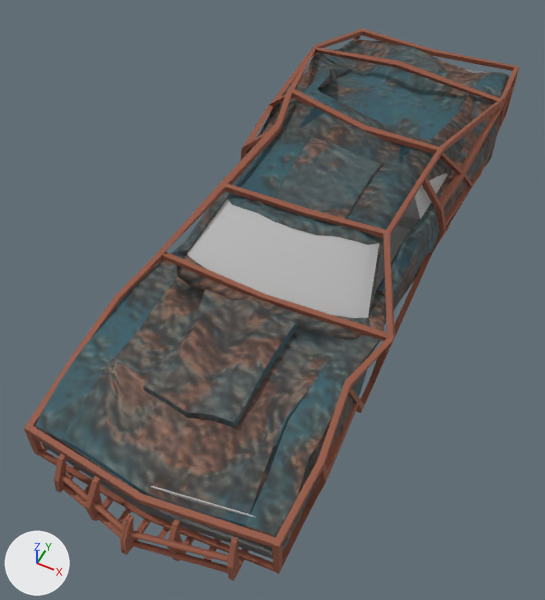
Renders of the FBX model Unity/Crimson Sands/Assets/Models/Vehicles Destroyed/Crushed Charger.fbx from each side of a commit.
Camera for both pictures: a 50 mm lens placed at (0.016, -0.042, 0.0478), pointed at (-0.0012, -0.0075, 0.0046). Arrows for +X, +Y and +Z are at lower left; the lights stay in place. Where no turn or scale is listed for an object, it has been applied to the vertices. Vertices at the same position are counted once.

Before the edit, the objects in view are built like this:
```python
me_mesh = bpy.data.meshes.new('Mesh')
me_mesh.from_pydata(...)  # 4895 vertices, 4690 faces; spans x -0.0097..0.0093, y -0.0294..0.0246, z 0.0026..0.0138
# faces by material slot: [30, 2824, 298, 96, 104, 571, 27, 740]
me_mesh.materials.append(mat_pasted__glass)  # grey #bcbcbc
me_mesh.materials.append(mat_pasted__car_main_color)  # picture img_image__3__png
me_mesh.materials.append(mat_pasted__gunmetal)  # dark grey #626262
me_mesh.materials.append(mat_pasted__taillights)  # red #ff0000
me_mesh.materials.append(mat_pasted__tire_metal)  # grey #9e9e9e
me_mesh.materials.append(mat_lambert2)  # grey #bcbcbc
me_mesh.materials.append(mat_pasted__frame_metal)  # dark grey #626262
me_mesh.materials.append(mat_pasted__rusty_metal)  # brown #935640
ob_crushed_charger = bpy.data.objects.new('Crushed_Charger', me_mesh)
ob_crushed_charger.location = (0.0, 0.0, 0.0)
```
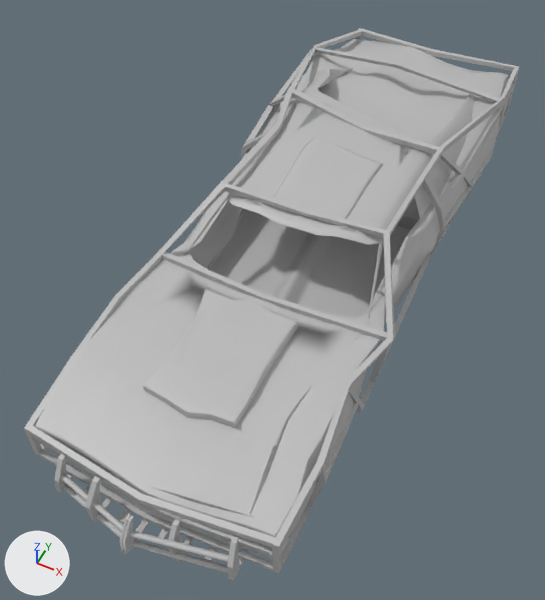
Boxes (x1, y1, x2, y2) around the edits, measured in the pictures (545 x 600 px; the box of a moved part takes in the faces that stretch with it):
part 1 of me_mesh, moved or reshaped
    both: (186, 199, 382, 341)
part 2 of me_mesh, recoloured
    both: (35, 39, 509, 551)
part 3 of me_mesh, recoloured
    both: (42, 442, 290, 559)
part 4 of me_mesh, recoloured (brown to grey)
    both: (24, 28, 520, 581)

Patch to the scene script:
```diff
--- a/Unity/Crimson Sands/Assets/Models/Vehicles Destroyed/Crushed Charger.fbx.py
+++ b/Unity/Crimson Sands/Assets/Models/Vehicles Destroyed/Crushed Charger.fbx.py
@@ me_mesh @@
 # used by ob_crushed_charger; location = (0.0, 0.0, 0.0)
-me_mesh.from_pydata(...)  # 4895 vertices, 4690 faces; spans x -0.0097..0.0093, y -0.0294..0.0246, z 0.0026..0.0138
-me_mesh.materials.append(mat_pasted__glass)  # grey #bcbcbc
-me_mesh.materials.append(mat_pasted__taillights)  # red #ff0000
-me_mesh.materials.append(mat_pasted__tire_metal)  # grey #9e9e9e
-me_mesh.materials.append(mat_pasted__frame_metal)  # dark grey #626262
+me_mesh.from_pydata(...)  # 4868 vertices, 4676 faces; spans x -0.0097..0.0093, y -0.0294..0.0246, z 0.0026..0.0138
+# me_mesh part 1
+# 27 vertices are removed from x -0.0071..0.007, y -0.011..-0.0049, z 0.0089..0.0117
+# 127 faces are deleted
+# 1 vertex moves within x 0.0057, y -0.0049, z 0.0114
+# 113 new faces join them
+# me_mesh part 2: 2747 faces spanning x -0.0092..0.0093, y -0.0267..0.0242, z 0.0026..0.013 switch from mat_pasted__car_main_color (picture img_image__3__png) to mat_lambert2 (grey #bcbcbc)
+# me_mesh part 3: 298 faces spanning x -0.0085..0.0085, y -0.0269..0.0243, z 0.0048..0.0078 switch from mat_pasted__gunmetal (dark grey #626262) to mat_lambert2 (grey #bcbcbc)
+# me_mesh part 4: 740 faces spanning x -0.0097..0.0093, y -0.0294..0.0246, z 0.003..0.0138 switch from mat_pasted__rusty_metal (brown #935640) to mat_lambert2 (grey #bcbcbc)
```
